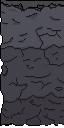
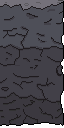
The second w=64, h=128 image is a revision of the first. Changes to its layers:
painted on "stones_edge" over [0, 0, 64, 126]
added layer "highground" above "wall_inside_highground" over [0, 0, 64, 18]
renamed "wall 0 copy" to "wall_inside_dark", hid it, painted on it over [0, 0, 64, 126]
